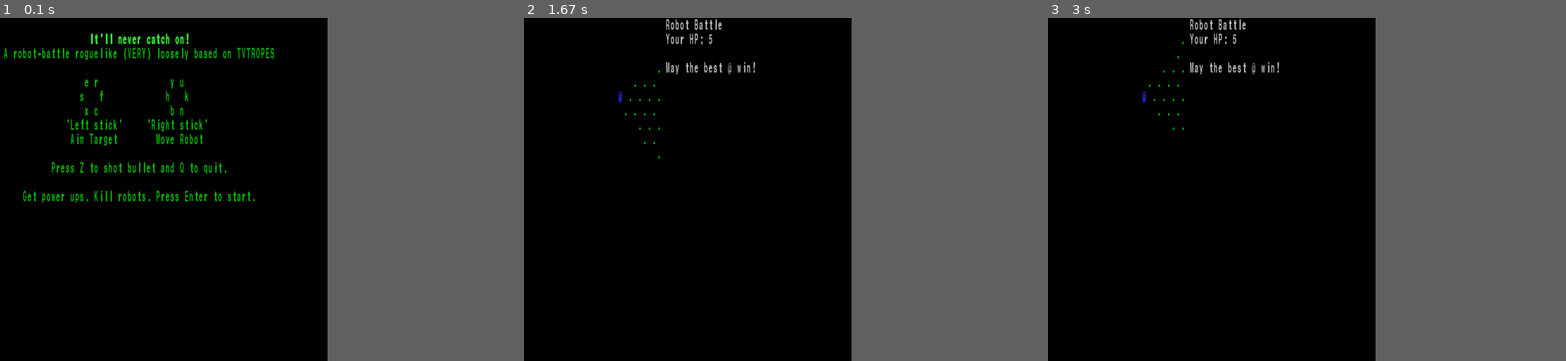
Above: before the commit, frames 1-3 (left to right).
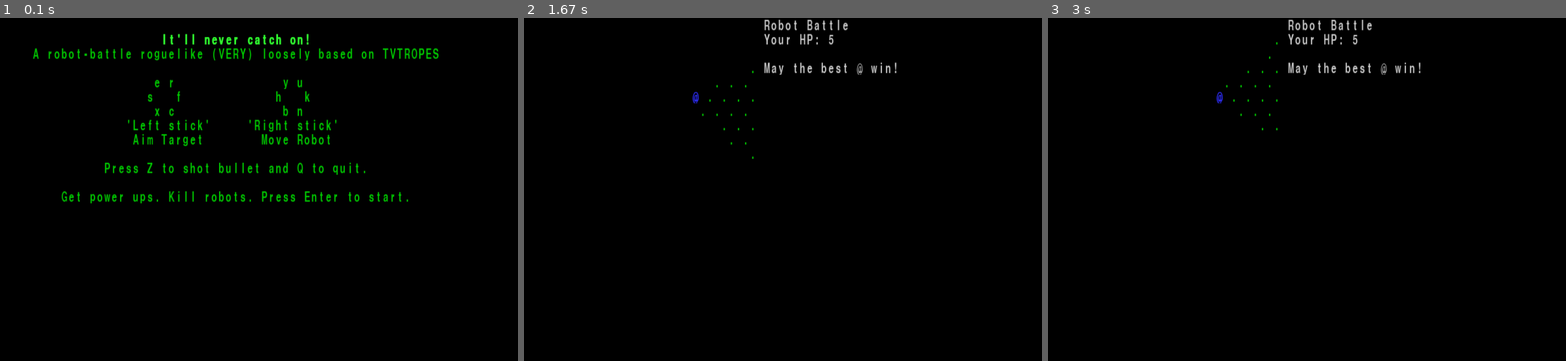
Above: after the commit, the same moments.

Repository: isharacomix/tvtgj
Game: pygame game, started from roguelike_ascii.py
Same seed, same stepped clock (60 frames per second), same inputs: the game is played once before the commit and once after it.
Inputs:
- Up to frame 1 (0.1 s): no input
- Up to frame 2 (1.67 s): tap Enter at 0.33 s; hold Right 0.67-1.13 s; hold Up 1.22-1.52 s; hold Right from 1.55 s (still down)
- Up to frame 3 (3 s): release Right at 2.02 s; hold Left 2.05-2.58 s; hold Down 2.62-2.92 s; hold Left from 2.95 s (still down)
In our replay, the window is 600x540 before the commit and 900x540 after it. These sizes can differ from the game's own. Grey fills any space a smaller window leaves; there, only what the larger window draws over its background counts as a difference.

The runs differ from the first frame. In frame 1, 5.2% of the frame differs, in the area x 0-85%, y 4-55%; in frame 2, 1.3%; in frame 3, 1.3%.

Commit message:
Made some optimization changes to gfx_sdl.

Diff:
--- a/core/gfx_sdl.py
+++ b/core/gfx_sdl.py
@@ -23,8 +23,8 @@
 # changed, and the dirty list shows all of the rectangles that should be
 # updated on the screen.
 _screen = None
-_fakescreen = {}
-_dirty = []
+_changes = {}
+_sw, _sh, _tw, _th = 0,0,0,0
 
 
 # The Start function creates a 24x80 tile surface attached to the window and
@@ -39,18 +39,19 @@
             "c": (0,200,200),
             "w": (200,200,200),
     }
-def start():
+def start( screen_w=80, screen_h=24, tile_w=15, tile_h=30):
     global _screen, _tiles, _colors, _fakescreen, _dirty
+    global _sw, _sh, _tw, _th
     if not _screen:
         pygame.init()
         pygame.key.set_repeat(500,100)
-        _screen = pygame.display.set_mode((800,720))
+        _sw, _sh, _tw, _th = screen_w, screen_h, tile_w, tile_h
+        _screen = pygame.display.set_mode((_sw*_tw, _sh*_th))
         _screen.fill((0,0,0))
-        _fakescreen = {}
-        _dirty = []
+        _changes = {}
 
         if _tiles is None:
-            f = pygame.font.Font(None,28)
+            f = pygame.font.Font(None,_th-2)
             _tiles = {}
             for c in (" abcdefghijklmnopqrstuvwxyzABCDEFGHIJKLMNOPQRSTUVWXYZ"+
                       "1234567890-=\\[];',./`~!@#$%^&*()_+|{}:\"<>?"):
@@ -66,11 +67,11 @@
                 # Here we render the character and align it to our grid.
                 s1 = f.render(c,True,fg_col,bg_col).convert()
                 w,h = s1.get_size()
-                w = min(w,8)
-                s1 = pygame.transform.smoothscale(s1.convert(),(w,28))
-                s2 = pygame.Surface((10,30))
+                w = min(w,_tw-2)
+                s1 = pygame.transform.smoothscale(s1.convert(),(w,_th-2))
+                s2 = pygame.Surface((_tw,_th))
                 s2.fill(bg_col)
-                s2.blit(s1, (8-w,0) )
+                s2.blit(s1, (_tw//2-(w//2),1) )
 
                 # Store the surface in the tiles dictionary.
                 _tiles[(c,fg,bg,bold)] = s2.convert()
@@ -138,29 +139,17 @@
 # This redraws the screen and handles the framerate. Should be called once
 # per game tick.
 def refresh():
-    global _screen, _dirty
+    global _screen, _changes, _tw, _th
     if _screen:
         pygame.time.wait(20)
-        if len(_dirty) > 0:
-            pygame.display.update(_dirty)
-            _dirty = []
+        dirty = []
 
-# Clear the screen.
-def clear():
-    global _screen, _dirty, _fakescreen
-    if _screen:
-        _screen.fill((0,0,0))
-        _dirty.append(_screen.get_rect())
-        _fakescreen = {}
-
-# Draw a character at X,Y. Includes boundary checking. You can also
-# include color codes. Lowercase letters are foreground, uppercase are
-# background. Use an ! for bold and ? for reverse
-def draw(x,y,c,col=""):
-    global _screen, _tiles, _dirty, _fakescreen
-    if _screen:
-        if _fakescreen.get((x,y)) != (c,col):
-            target = pygame.Rect(x*10,y*30,10,30)
+        cleared = False
+        if "cleared" in _changes:
+            cleared = _changes.pop("cleared")
+        for x,y in _changes:
+            c,col = _changes[(x,y)]
+            target = pygame.Rect(x*_tw,y*_th,_tw,_th)
             bold = "!" in col
             fg = "w"
             bg = "x"
@@ -171,5 +160,25 @@
             if "?" in col:
                 fg,bg=bg,fg
             _screen.blit(_tiles[(c,fg,bg,bold)],target)
-            _dirty.append(target)
-            _fakescreen[(x,y)] = (c,col)
+            dirty.append(target)
+        if cleared:
+            pygame.display.update()
+        elif len(dirty) > 0:
+            pygame.display.update(dirty)
+        _changes = {}
+
+# Clear the screen.
+def clear():
+    global _screen, _changes
+    if _screen:
+        _screen.fill((0,0,0))
+        _changes = {"cleared": True}
+
+# Draw a character at X,Y. Includes boundary checking. You can also
+# include color codes. Lowercase letters are foreground, uppercase are
+# background. Use an ! for bold and ? for reverse
+def draw(x,y,c,col=""):
+    global _screen, _changes
+    if _screen:
+        if _changes.get((x,y)) != (c,col):
+            _changes[(x,y)] = (c,col)
